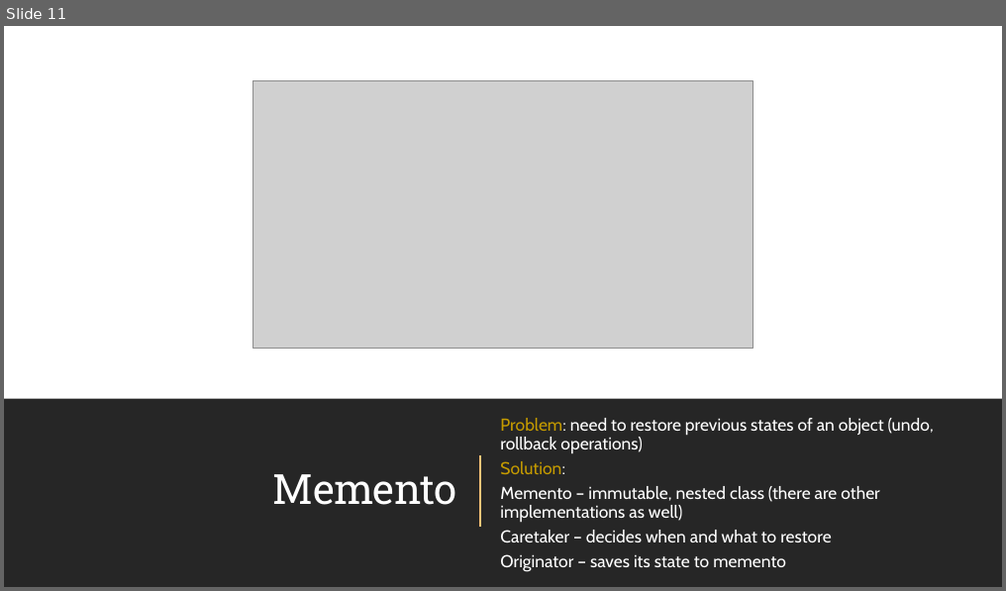
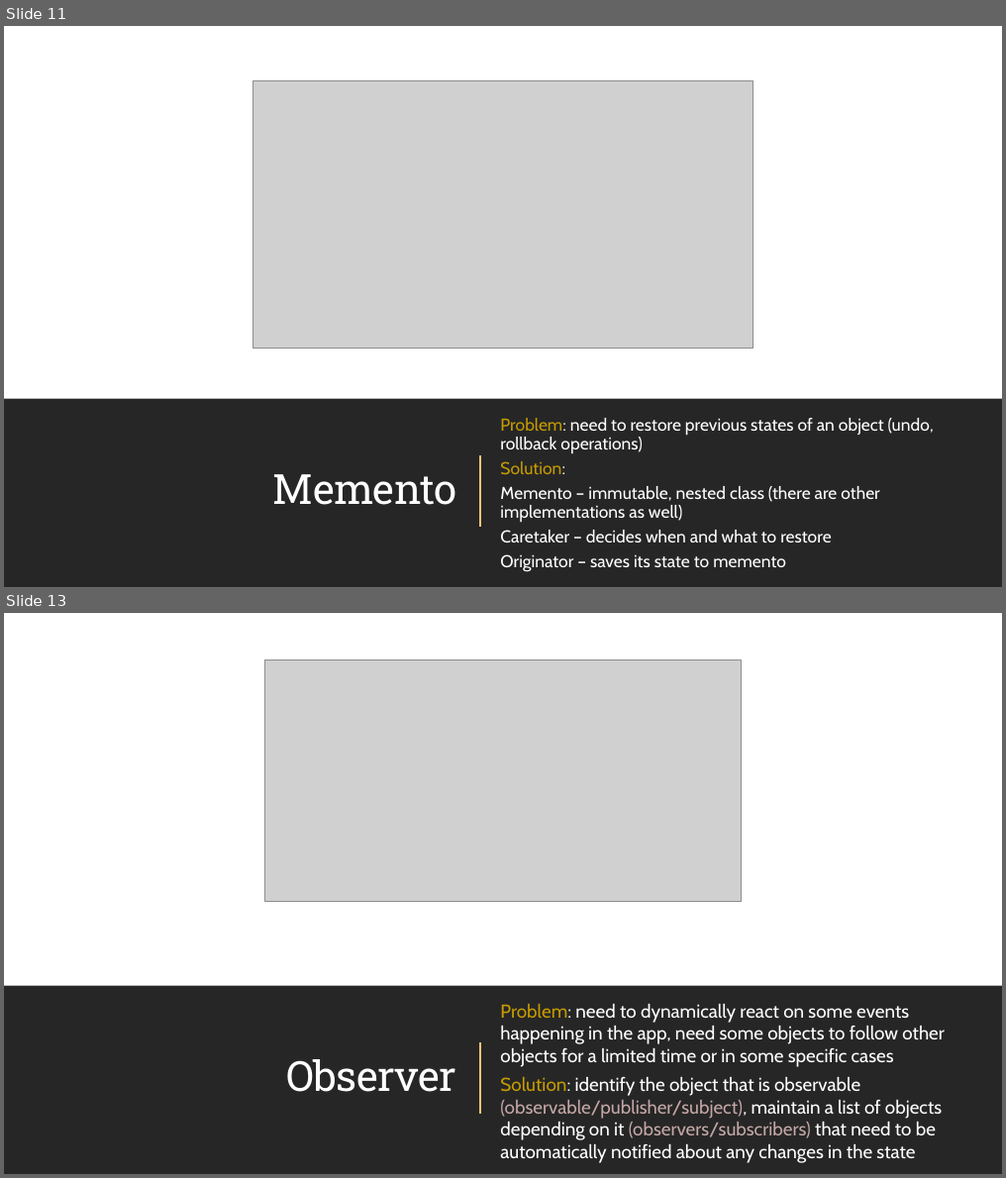
Before and after one commit to amturian/design-patterns, a slide deck: PPT Presentations/DesignPatterns-BehavioralPatterns.pptx. Shown one above the other, each under a label of ours: slide 11 before the commit, slides 11 and 13 after it; the slides between them are not shown. The pictures are 1006x591 and 1006x1178 pixels, drawn with LibreOffice and Linux fonts; fonts in the diff are those of the drawing; grey boxes stand for pictures. Boxes give left, top, right and bottom in pixels: in the first picture for what was removed or moved away, otherwise in the second. Text is boxed around its words. In the diff, an @@ line names an element or a change of style, - is before the commit and + after.

Commit message:
add observer pattern example + slides

```diff
--- a/PPT Presentations/DesignPatterns-BehavioralPatterns.pptx
+++ b/PPT Presentations/DesignPatterns-BehavioralPatterns.pptx
@@ slide 13 added at (4,613,1002,1174), background #FFFFFF; not listed: 1 template element that a slide beside it also shows @@
@@ rectangle added at (4,613,1002,1174), fill #FFFFFF @@
@@ picture added at (265,660,741,901) @@
@@ rectangle added at (4,986,1002,1174), fill #262626 @@
@@ text added at (500,1004,944,1163), 18 pt, text #FFFFFF @@
+Problem: need to dynamically react on some events happening in the app, need some objects to follow other objects for a limited time or in some specific cases
+Solution: identify the object that is observable (observable/publisher/subject), maintain a list of objects depending on it (observers/subscribers) that need to be automatically notified about any changes in the state
@@ line added from (481, 1043) to (481, 1114), #FFC578 1.5 pt @@
@@ title added at (287,1059,456,1092), 40 pt, text #FFFFFF @@
+Observer
@@ rectangle added at (4,1137,1002,1174), fill #262626 @@
```
Also in this commit, not shown: 1 other slide added, 1 other file.
